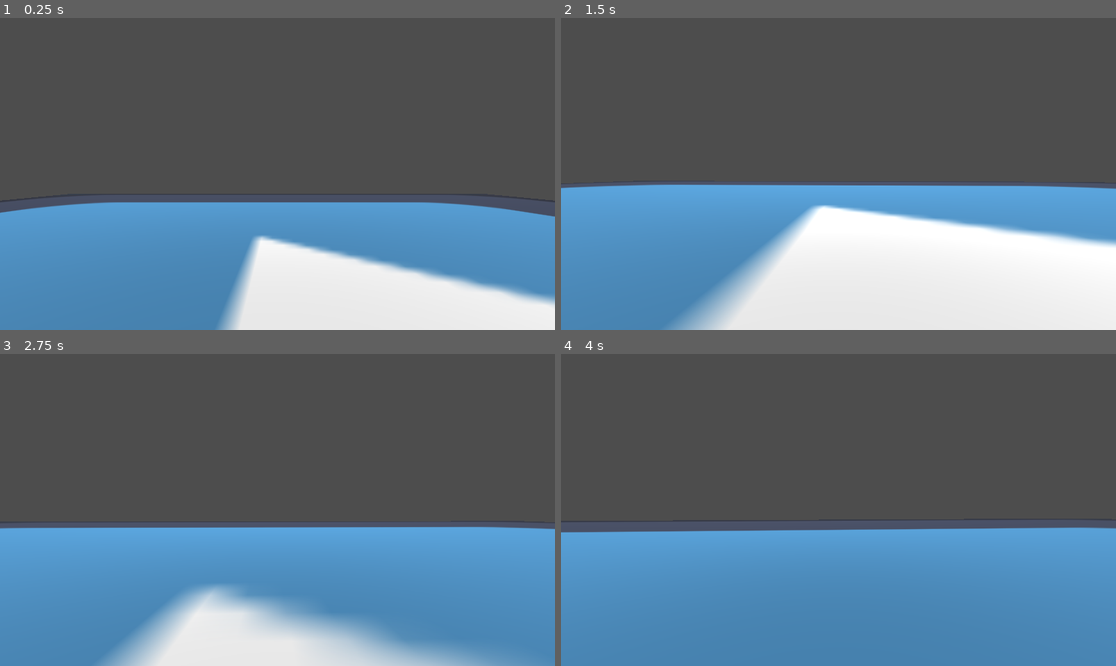
Above: before the commit, frames 1-4 (two rows, left to right).
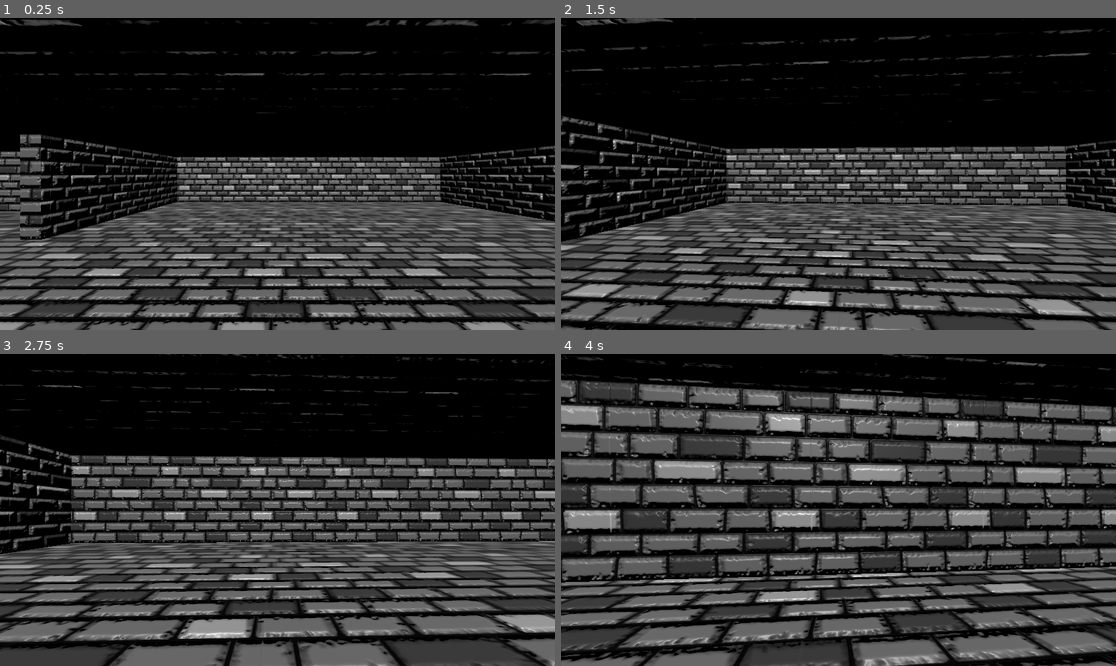
Above: after the commit, the same moments.

Repository: Norodix/SecretCaster
Game: Godot game, scene res://world.tscn
Two runs of this game, one before a commit and one after it. Both use one fixed random seed, a clock stepped at 60 frames per second and the inputs below. The engine's default icon, where the game draws it, is replaced by a stand-in: a white triangle on a blue panel in a dark square.
Inputs (mouse positions are in pixels of both pictures, inside the frame that each line leads up to):
- Up to frame 1 (0.25 s): no input
- Up to frame 2 (1.5 s): move the mouse to (866, 174) at 0.52 s; hold W (forwards) from 0.53 s (still down); click (866, 174) at 0.6 s; tap Space (jump) at 0.77 s; move the mouse to (810, 174) at 1.27 s; click (810, 174) at 1.35 s
- Up to frame 3 (2.75 s): keep holding W (forwards); tap Space (jump) at 1.52 s; move the mouse to (288, 503) at 2.02 s; click (288, 503) at 2.1 s
- Up to frame 4 (4 s): keep holding W (forwards); move the mouse to (832, 516) at 2.77 s; click (832, 516) at 2.85 s; tap Space (jump) at 3.02, 3.77 s; move the mouse to (877, 513) at 3.52 s; click (877, 513) at 3.6 s

The runs differ from the first frame. In frame 1, 95% of the frame differs, in the area x 0-100%, y 0-100%; in frame 2, 95%; in frame 3, 91%; in frame 4, 83%.

Commit message:
Stonewall mat, world

Diff:
--- /dev/null
+++ b/src/StoneWall_Mat.tres
@@ -0,0 +1,13 @@
+[gd_resource type="StandardMaterial3D" load_steps=3 format=3 uid="uid://bw7rcq4qfvjvo"]
+
+[ext_resource type="Texture2D" uid="uid://ba8r5jq6juhpo" path="res://Stonewall_Tex.png" id="1_y47o5"]
+[ext_resource type="Texture2D" uid="uid://c2qg5dh5xxmc8" path="res://Stonewall_Nrm.png" id="2_i4rs4"]
+
+[resource]
+albedo_texture = ExtResource("1_y47o5")
+metallic = 0.3
+roughness = 0.5
+normal_enabled = true
+normal_texture = ExtResource("2_i4rs4")
+uv1_scale = Vector3(0.2, 0.2, 0.2)
+uv1_triplanar = true
--- a/src/world.tscn
+++ b/src/world.tscn
@@ -1,23 +1,13 @@
-[gd_scene load_steps=5 format=3 uid="uid://cvwiv70suv503"]
+[gd_scene load_steps=4 format=3 uid="uid://cvwiv70suv503"]
 
-[ext_resource type="Texture2D" uid="uid://bbqsrkfl61iea" path="res://icon.svg" id="1_q24hh"]
+[ext_resource type="Material" uid="uid://bw7rcq4qfvjvo" path="res://StoneWall_Mat.tres" id="1_n7x1j"]
 [ext_resource type="PackedScene" uid="uid://dl2vuwabcukwp" path="res://player.tscn" id="2_n2gvy"]
-[ext_resource type="PackedScene" uid="uid://cxex75sqcbgr1" path="res://plant.tscn" id="3_iopg7"]
-
-[sub_resource type="StandardMaterial3D" id="StandardMaterial3D_h1mmk"]
-albedo_texture = ExtResource("1_q24hh")
+[ext_resource type="PackedScene" path="res://plant.tscn" id="3_iopg7"]
 
 [node name="World" type="Node3D"]
 
-[node name="CSGBox3D" type="CSGBox3D" parent="."]
-transform = Transform3D(1, 0, 0, 0, 1, 0, 0, 0, 1, 0, -0.5, 0)
-use_collision = true
-collision_mask = 2
-size = Vector3(100, 1, 100)
-material = SubResource("StandardMaterial3D_h1mmk")
-
 [node name="Player" parent="." instance=ExtResource("2_n2gvy")]
-transform = Transform3D(1, 0, 0, 0, 1, 0, 0, 0, 1, 0, 4.2798, 0)
+transform = Transform3D(1, 0, 0, 0, 1, 0, 0, 0, 1, 0, 2.59381, 0)
 
 [node name="DirectionalLight3D" type="DirectionalLight3D" parent="."]
 transform = Transform3D(1, 0, 0, 0, 0.626495, 0.779426, 0, -0.779426, 0.626495, 0, 8.61649, 0)
@@ -30,3 +20,67 @@
 
 [node name="Plant3" parent="." instance=ExtResource("3_iopg7")]
 transform = Transform3D(1, 0, 0, 0, 1, 0, 0, 0, 1, 13.2019, 1.25123, 4.40426)
+
+[node name="CSGCombiner3D" type="CSGCombiner3D" parent="."]
+material_override = ExtResource("1_n7x1j")
+use_collision = true
+collision_mask = 2
+
+[node name="CSGBox3D" type="CSGBox3D" parent="CSGCombiner3D"]
+transform = Transform3D(1, 0, 0, 0, 1, 0, 0, 0, 1, 0, -0.5, 0)
+material_override = ExtResource("1_n7x1j")
+use_collision = true
+collision_mask = 2
+size = Vector3(100, 1, 100)
+
+[node name="CSGBox3D2" type="CSGBox3D" parent="CSGCombiner3D"]
+transform = Transform3D(1, 0, 0, 0, 1, 0, 0, 0, 1, 0, 5.48694, -1.30127)
+material_override = ExtResource("1_n7x1j")
+use_collision = true
+collision_mask = 2
+size = Vector3(100, 1, 100)
+
+[node name="CSGBox3D3" type="CSGBox3D" parent="CSGCombiner3D"]
+transform = Transform3D(1, 0, 0, 0, 1, 0, 0, 0, 1, -30.3483, 2.49234, -17.4662)
+material_override = ExtResource("1_n7x1j")
+size = Vector3(38.0159, 7, 1)
+
+[node name="CSGBox3D8" type="CSGBox3D" parent="CSGCombiner3D"]
+transform = Transform3D(1, 0, 0, 0, 1, 0, 0, 0, 1, 6.87243, 2.49234, -23.2212)
+material_override = ExtResource("1_n7x1j")
+size = Vector3(38.0159, 7, 1)
+
+[node name="CSGBox3D4" type="CSGBox3D" parent="CSGCombiner3D"]
+transform = Transform3D(1, 0, 0, 0, 1, 0, 0, 0, 1, -30.3483, 2.49234, -2.04756)
+material_override = ExtResource("1_n7x1j")
+size = Vector3(38.0159, 7, 1)
+
+[node name="CSGBox3D11" type="CSGBox3D" parent="CSGCombiner3D"]
+transform = Transform3D(1, 0, 0, 0, 1, 0, 0, 0, 1, 0.879494, 2.49234, 15.3676)
+material_override = ExtResource("1_n7x1j")
+size = Vector3(38.0159, 7, 1)
+
+[node name="CSGBox3D5" type="CSGBox3D" parent="CSGCombiner3D"]
+transform = Transform3D(1, 0, 0, 0, 1, 0, 0, 0, 1, -11.9384, 2.49234, 13.1793)
+material_override = ExtResource("1_n7x1j")
+size = Vector3(1, 7, 30)
+
+[node name="CSGBox3D9" type="CSGBox3D" parent="CSGCombiner3D"]
+transform = Transform3D(1, 0, 0, 0, 1, 0, 0, 0, 1, 18.7136, 2.49234, -3.64731)
+material_override = ExtResource("1_n7x1j")
+size = Vector3(1, 7, 42.0509)
+
+[node name="CSGBox3D10" type="CSGBox3D" parent="CSGCombiner3D"]
+transform = Transform3D(1, 0, 0, 0, 1, 0, 0, 0, 1, 7.20075, 2.49234, 14.8623)
+material_override = ExtResource("1_n7x1j")
+size = Vector3(1, 7, 30)
+
+[node name="CSGBox3D6" type="CSGBox3D" parent="CSGCombiner3D"]
+transform = Transform3D(1, 0, 0, 0, 1, 0, 0, 0, 1, -43.8493, 2.49234, -8.87184)
+material_override = ExtResource("1_n7x1j")
+size = Vector3(1, 7, 30)
+
+[node name="CSGBox3D7" type="CSGBox3D" parent="CSGCombiner3D"]
+transform = Transform3D(1, 0, 0, 0, 1, 0, 0, 0, 1, -11.7005, 2.49234, -24.6224)
+material_override = ExtResource("1_n7x1j")
+size = Vector3(1, 7, 30)
Binary file added: src/Stonewall_Nrm.png
Not shown, added: src/Stonewall_Nrm.png.import
Binary file added: src/Stonewall_Tex.png
Not shown, added: src/Stonewall_Tex.png.import
